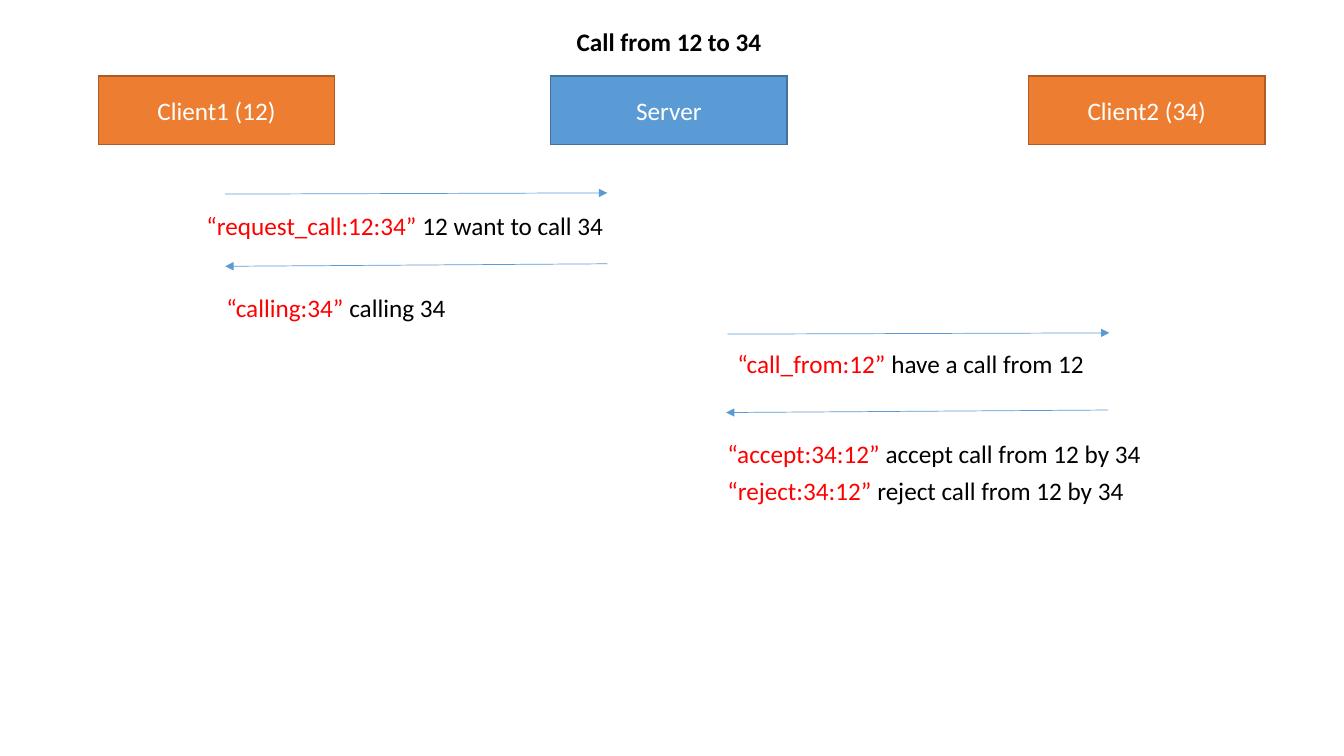
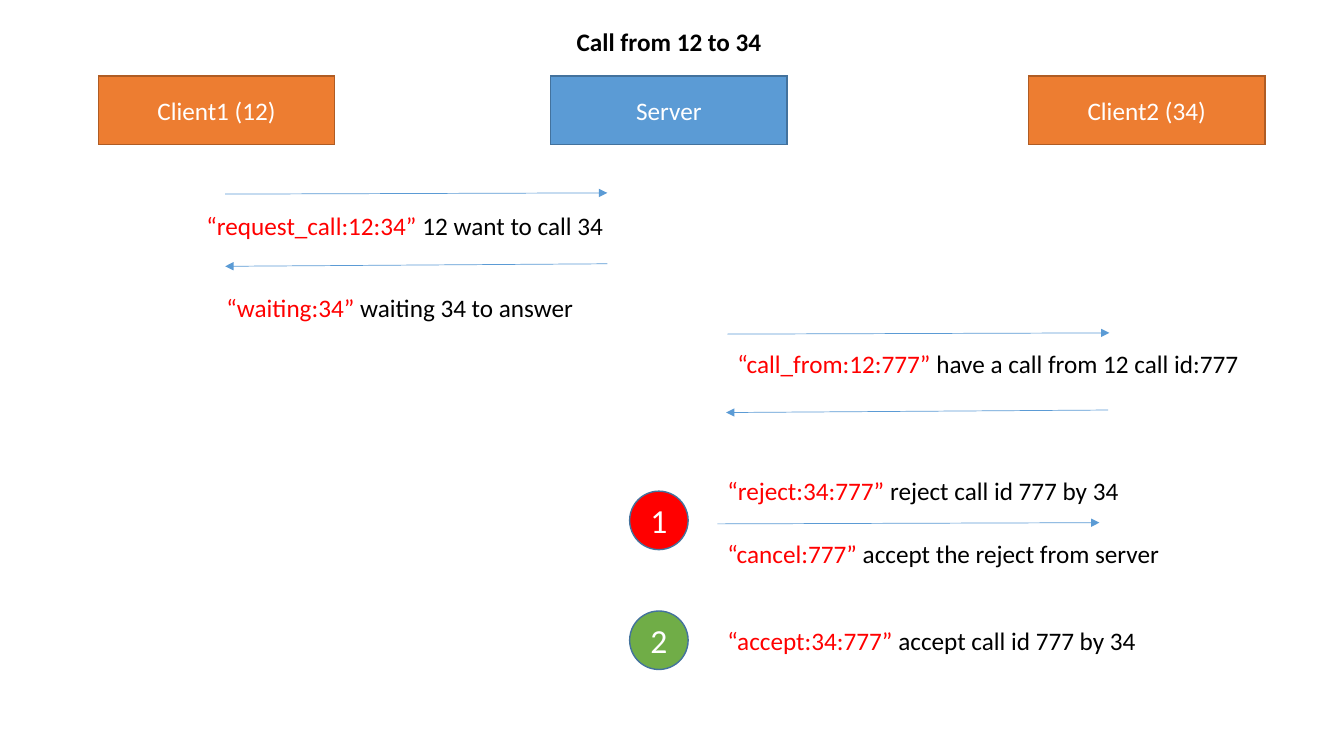
Before and after one commit to PuttapornRungsangverapun/project_test, a slide deck: slide 1 of server/doc/por_audio_call_protocol.pptx. Drawn at 1344x756 pixels with LibreOffice and Linux fonts; fonts in the diff are those of the drawing. Boxes give left, top, right and bottom in pixels: in the first picture for what was removed or moved away, otherwise in the second. Text is boxed around its words. In the diff, an @@ line names an element or a change of style, - is before the commit and + after.

Commit message:
update doc

```diff
--- a/server/doc/por_audio_call_protocol.pptx
+++ b/server/doc/por_audio_call_protocol.pptx
@@ text at [226,299,573,322]: text changed; text colour #FF0000 to #000000 @@
-“calling:34” calling 34
+“waiting:34” waiting 34 to answer
@@ text at [737,355,1238,377]: text changed @@
-“call_from:12” have a call from 12
+“call_from:12:777” have a call from 12 call id:777
@@ ellipse added at [630,491,689,549], fill #FF0000, outline #43739E 1 pt, 24 pt, text #FFFFFF @@
+1
@@ text at [727,482,1119,505]: text changed @@
-“reject:34:12” reject call from 12 by 34
+“reject:34:777” reject call id 777 by 34
@@ arrow added from (718, 524) to (1100, 523), #5B9BD5 0.5 pt @@
@@ text added at [727,545,1159,568], 18 pt, text #000000 @@
+“cancel:777” accept the reject from server
@@ ellipse added at [630,611,689,669], fill #70AD47, outline #43739E 1 pt, 24 pt, text #FFFFFF @@
+2
@@ text at [727,632,1136,654]: text changed @@
-“accept:34:12” accept call from 12 by 34
+“accept:34:777” accept call id 777 by 34
```
